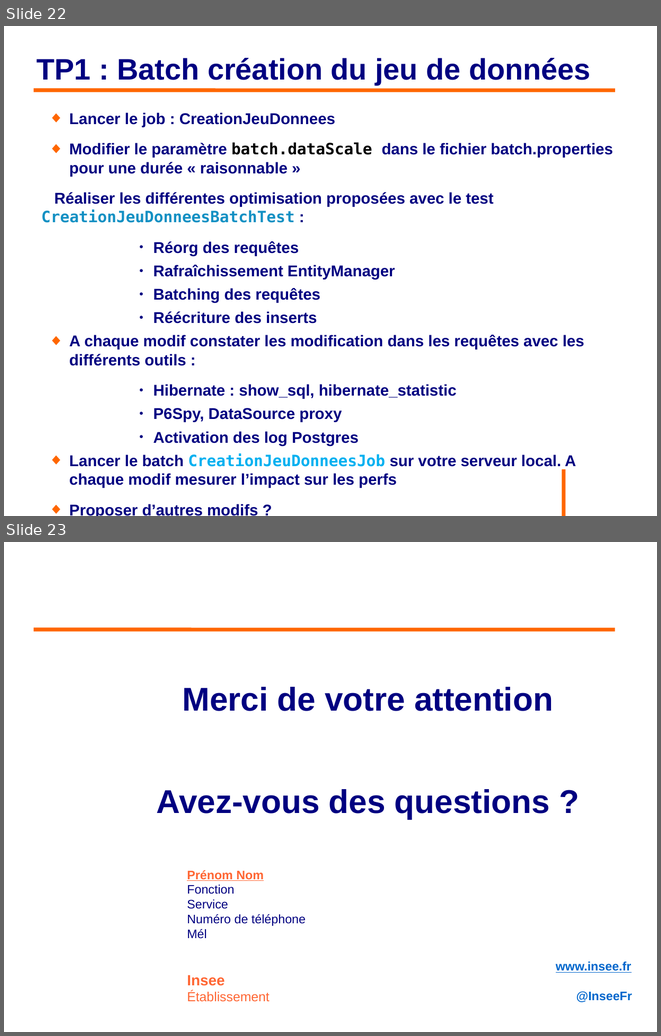
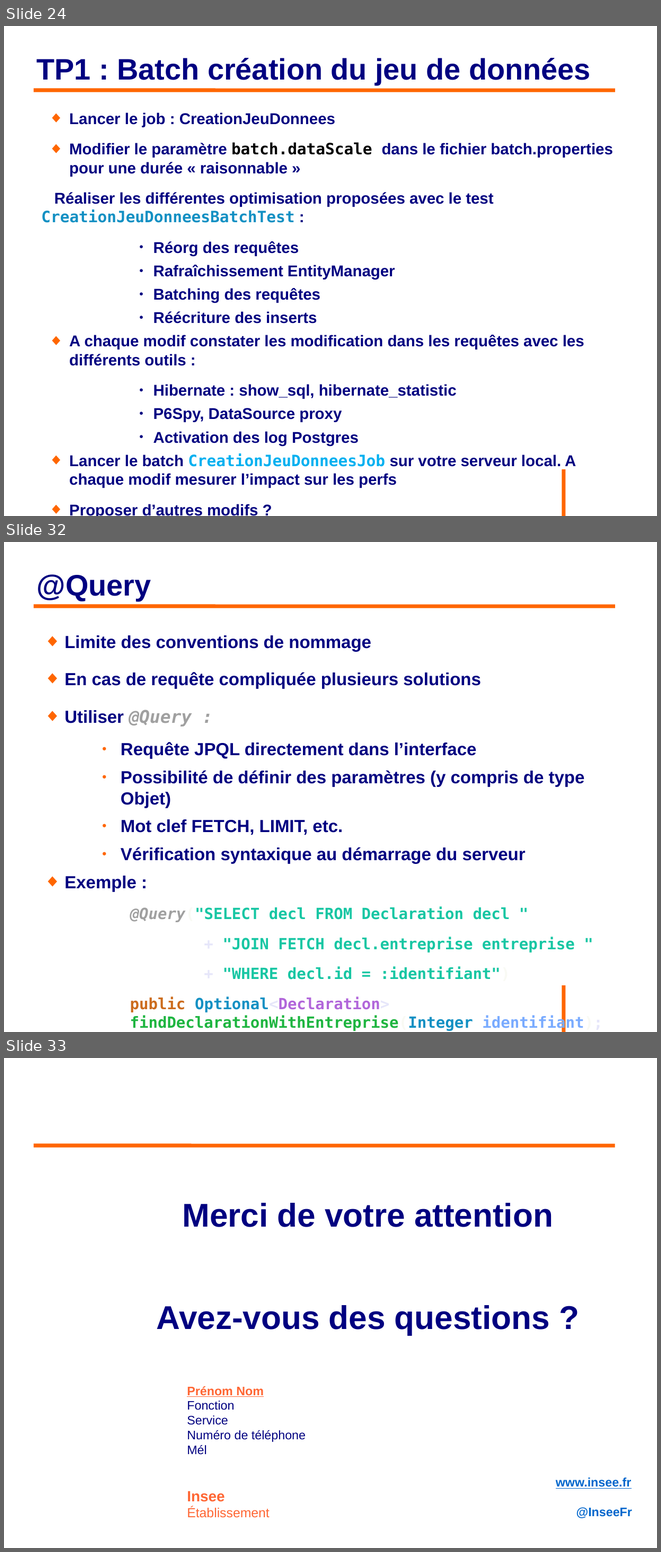
Before and after one commit to philphils/formation-hibernate-avancee, a slide deck: Documentation/diapo_formation_hibernate_avancee.odp. Shown one above the other, each under a label of ours: slides 22 and 23 before the commit, slides 24, 32 and 33 after it; the slides between them are not shown. The pictures are 661x1036 and 661x1552 pixels, drawn with LibreOffice and Linux fonts; fonts in the diff are those of the drawing; background and template pictures are left out. Boxes give left, top, right and bottom in pixels: in the first picture for what was removed or moved away, otherwise in the second. Text is boxed around its words. In the diff, an @@ line names an element or a change of style, - is before the commit and + after.

Commit message:
Diapo jusqu'à Spring-Data @Query

```diff
--- a/Documentation/diapo_formation_hibernate_avancee.odp
+++ b/Documentation/diapo_formation_hibernate_avancee.odp
@@ slide 32 added at box(4, 542, 657, 1032), background #FFFFFF; not listed: 1 template element that a slide beside it also shows @@
@@ title added at box(37, 574, 151, 601), 36 pt, text #000080, bold @@
+@Query
@@ line added from (34, 606) to (616, 606), #FF6600 4.54 pt @@
@@ text added at box(64, 635, 585, 979), 21.2 pt, text #000080, bold @@
+◆ Limite des conventions de nommage
+◆ En cas de requête compliquée plusieurs solutions
+◆ Utiliser @Query :
+    ● Requête JPQL directement dans l’interface
+    ● Possibilité de définir des paramètres (y compris de type Objet)
+    ● Mot clef FETCH, LIMIT, etc.
+    ● Vérification syntaxique au démarrage du serveur
+◆ Exemple :
+@Query("SELECT decl FROM Declaration decl "
++ "JOIN FETCH decl.entreprise entreprise "
++ "WHERE decl.id = :identifiant")
+public Optional<Declaration> findDeclarationWithEntreprise(Integer identifiant);
@@ what was slide 22 is now slide 24 @@
@@ what was slide 23 is now slide 33 @@
```
Also in this commit, not shown: 9 other slides added.
